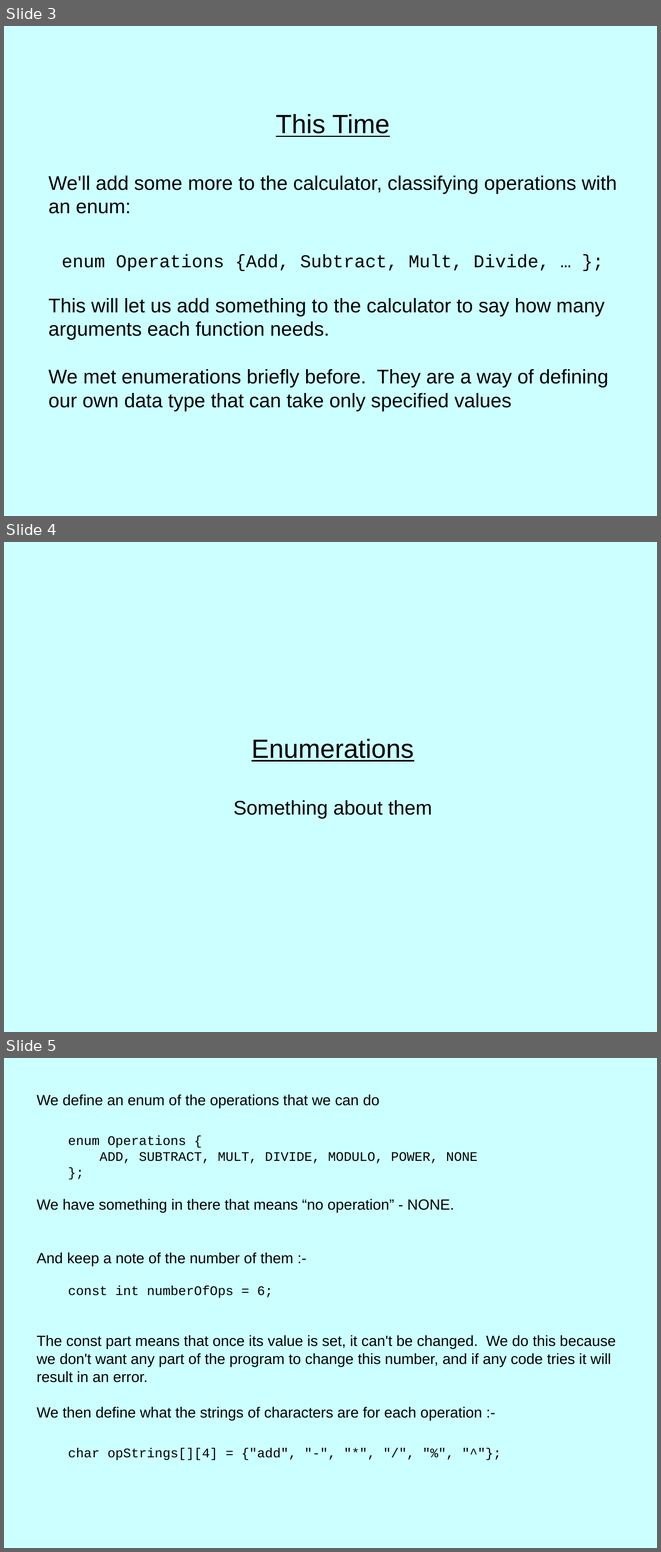
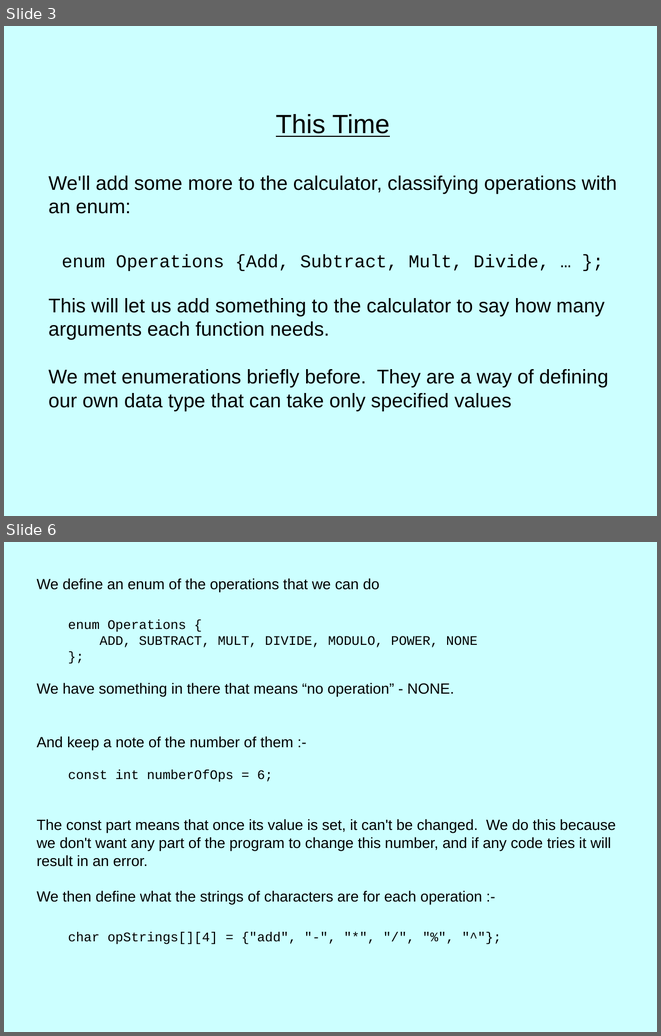
Before and after one commit to mark-woodrow/Tutoring-2, a slide deck: restart - draft second lesson - Sept 2016.odp. Shown one above the other, each under a label of ours: slides 3, 4 and 5 before the commit, slides 3 and 6 after it; the slides between them are not shown. The pictures are 661x1552 and 661x1036 pixels, drawn with LibreOffice and Linux fonts; fonts in the diff are those of the drawing. Boxes give left, top, right and bottom in pixels: in the first picture for what was removed or moved away, otherwise in the second. Text is boxed around its words. In the diff, an @@ line names an element or a change of style, - is before the commit and + after.

```diff
--- a/restart - draft second lesson - Sept 2016.odp
+++ b/restart - draft second lesson - Sept 2016.odp
@@ slide 4 removed at bbox=[4, 542, 657, 1032], background #CCFFFF @@
@@ subtitle removed at bbox=[233, 739, 432, 818] @@
-Enumerations
-Something about them
@@ what was slide 5 is now slide 6 @@
```
Also in this commit, not shown: 2 slides added, 2 other files.
